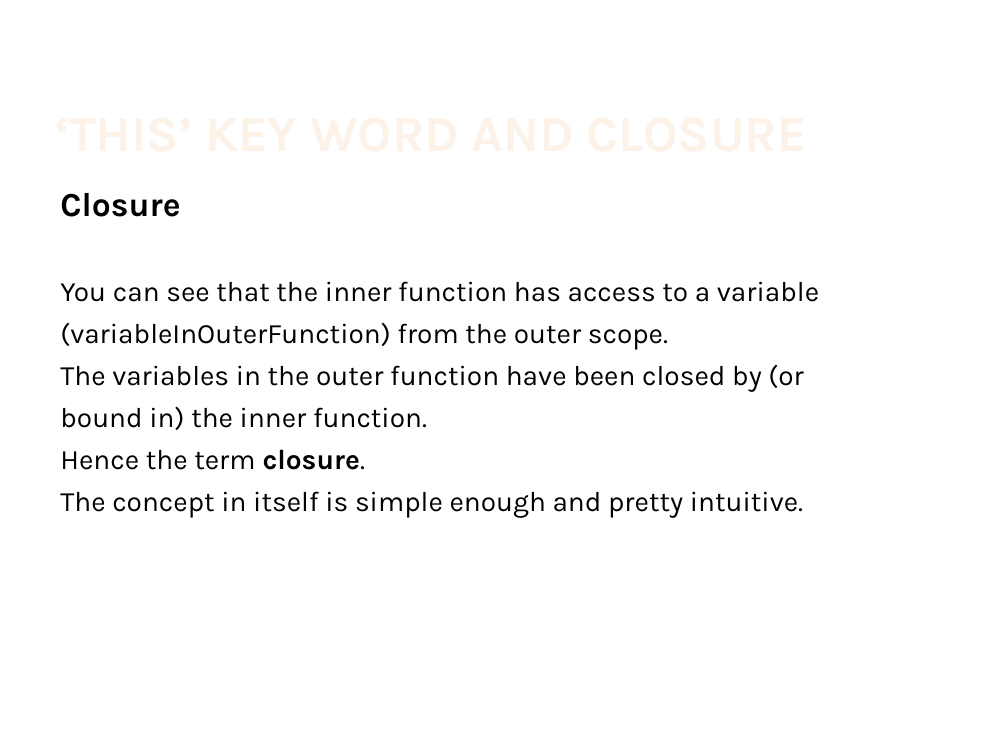
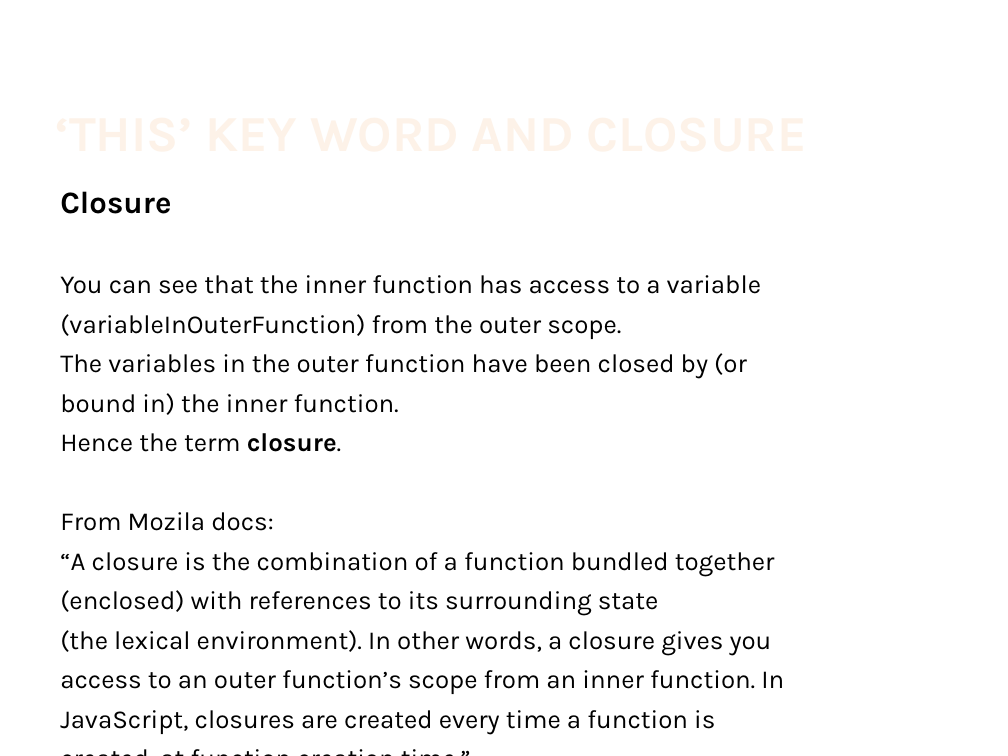
Before and after one commit to IsraelZablianov/TypeScript-Course, a slide deck: slide 25 of Advanced Es6 & TypeScript.pptx (slide 28 before the commit). Drawn at 1008x756 pixels with LibreOffice and Linux fonts; fonts in the diff are those of the drawing; background and template pictures are left out. Boxes give left, top, right and bottom in pixels: in the first picture for what was removed or moved away, otherwise in the second. Text is boxed around its words. In the diff, an @@ line names an element or a change of style, - is before the commit and + after.

```diff
--- a/Advanced Es6 & TypeScript.pptx
+++ b/Advanced Es6 & TypeScript.pptx
@@ text at <box>60,191,761,452</box>: size 24 to 22.2 pt in "Closure"; size 20 to 18.5 pt in "You can see that the inner function ...", "(variableInOuterFunction) from the outer scope.", "The variables in the outer function have ...", "bound in) the inner function." and 1 more places @@
@@ text at <box>60,512,784,735</box>: text changed; size 20 to 18.5 pt @@
-The concept in itself is simple enough and pretty intuitive.
+From Mozila docs:
+“A closure is the combination of a function bundled together
+(enclosed) with references to its surrounding state
+(the lexical environment). In other words, a closure gives you
+access to an outer function’s scope from an inner function. In
+JavaScript, closures are created every time a function is
+created, at function creation time.”
```
Also in this commit, not shown: 4 other slides changed, 3 slides removed.
